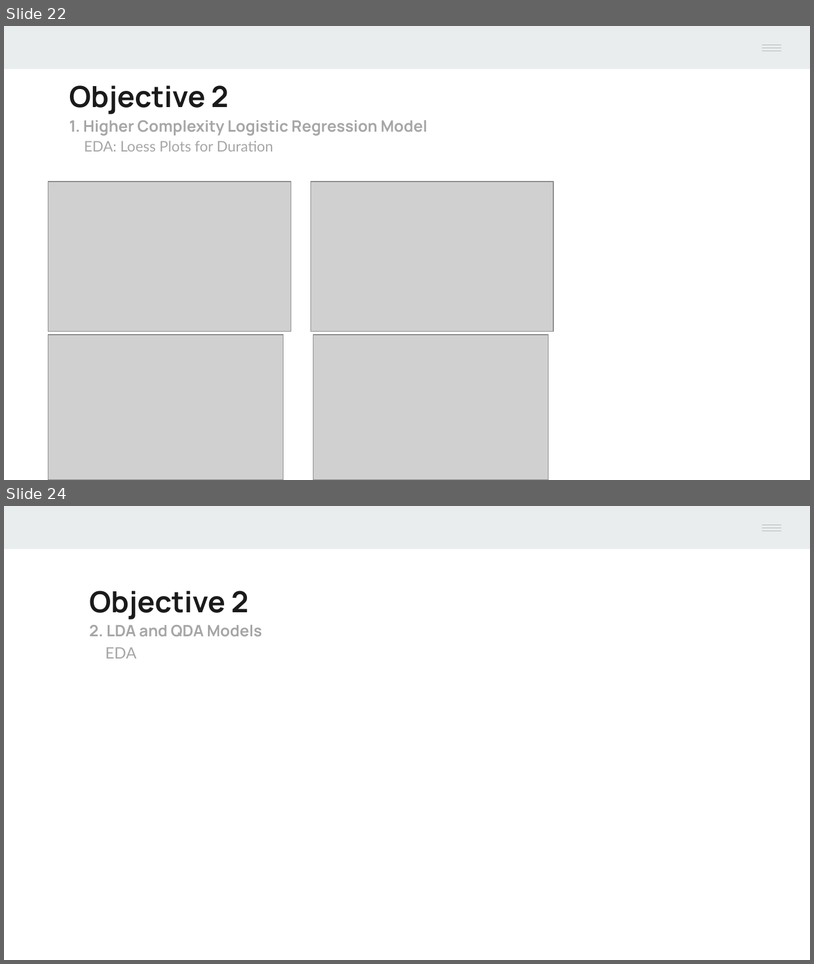
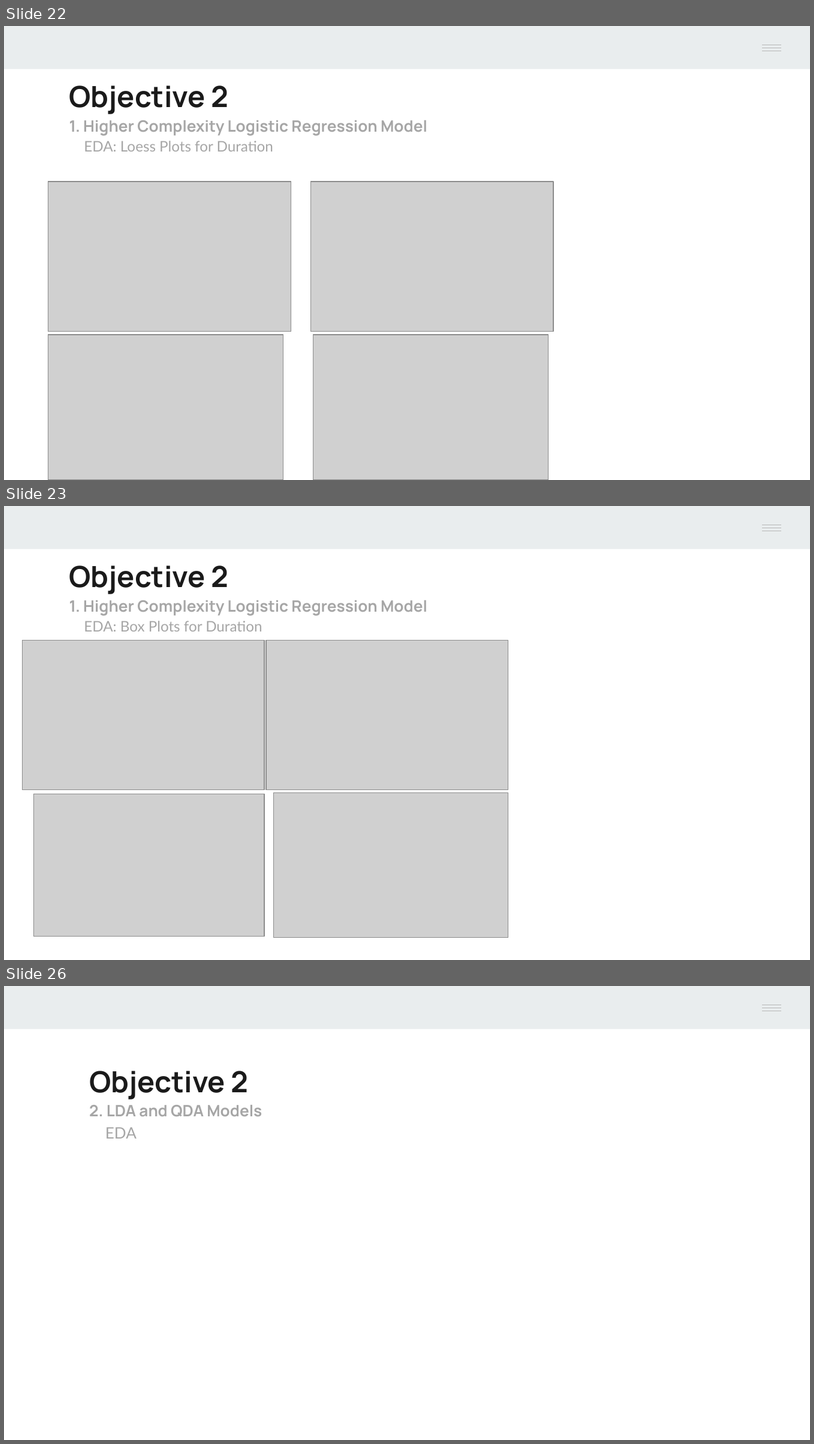
Before and after one commit to Mr-Chang95/Bank-Marketing-Analysis-Logistic-Regression, a slide deck: Project2_Chang_Craus_Yule.pptx. Shown one above the other, each under a label of ours: slides 22 and 24 before the commit, slides 22, 23 and 26 after it; the slides between them are not shown. The pictures are 814x964 and 814x1444 pixels, drawn with LibreOffice and Linux fonts; fonts in the diff are those of the drawing; grey boxes stand for pictures. Boxes give left, top, right and bottom in pixels: in the first picture for what was removed or moved away, otherwise in the second. Text is boxed around its words. In the diff, an @@ line names an element or a change of style, - is before the commit and + after.

```diff
--- a/Project2_Chang_Craus_Yule.pptx
+++ b/Project2_Chang_Craus_Yule.pptx
@@ slide 23 added at [4,506,810,960], background #FFFFFF; not listed: 5 template elements that a slide beside it also shows @@
@@ text added at [69,565,428,631], 14 pt, text #A6A6A6, bold @@
+Objective 2
+1. Higher Complexity Logistic Regression Model
+EDA: Box Plots for Duration
@@ picture added at [23,640,264,789] @@
@@ picture added at [266,640,508,789] @@
@@ picture added at [274,792,509,937] @@
@@ picture added at [34,794,264,937] @@
@@ what was slide 24 is now slide 26 @@
```
Also in this commit, not shown: 1 slide changed, 1 other slide added.
